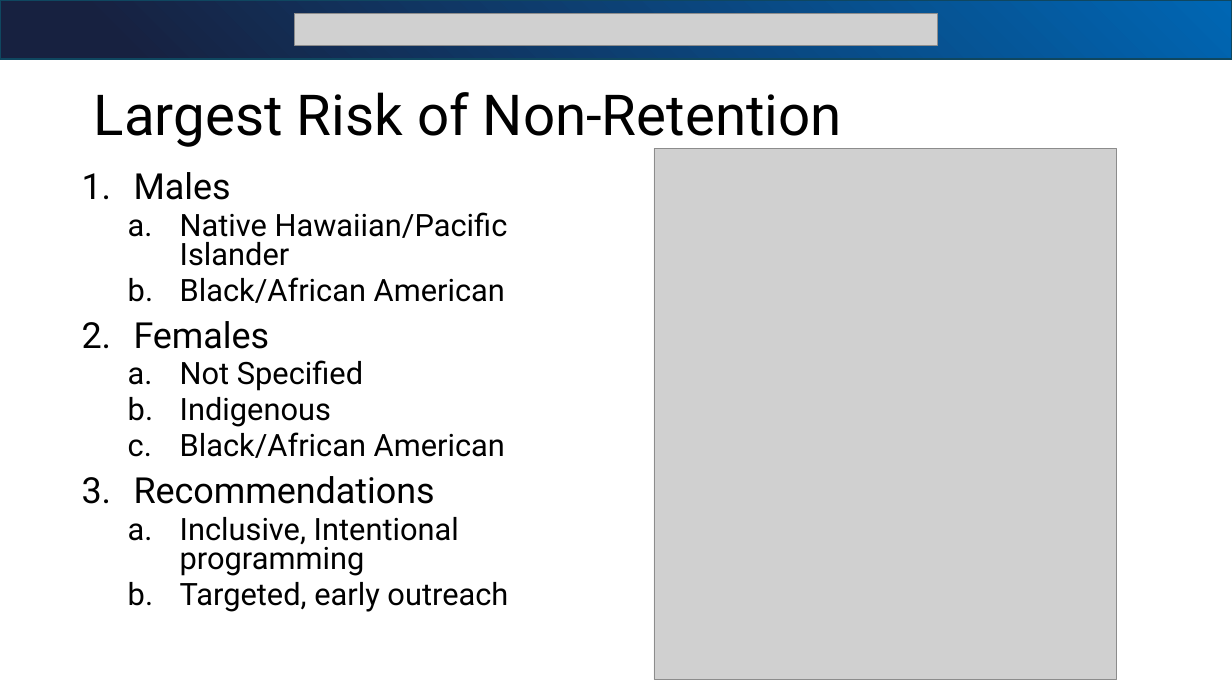
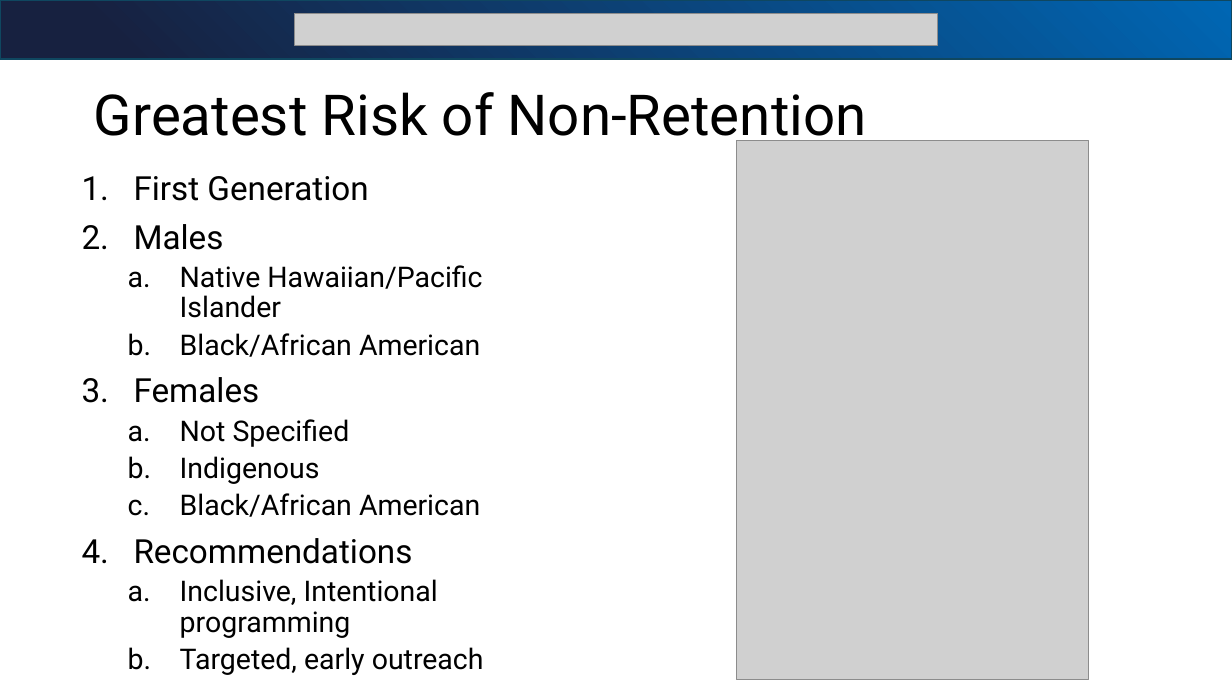
Before and after one commit to bjjefferies/bia_sr_sem_presentation, a slide deck: slide 13 of BIA_SEM_Presentation1.pptx. Drawn at 1232x693 pixels with LibreOffice and Linux fonts; fonts in the diff are those of the drawing; grey boxes stand for pictures. Boxes give left, top, right and bottom in pixels: in the first picture for what was removed or moved away, otherwise in the second. Text is boxed around its words. In the diff, an @@ line names an element or a change of style, - is before the commit and + after.

```diff
--- a/BIA_SEM_Presentation1.pptx
+++ b/BIA_SEM_Presentation1.pptx
@@ title at bbox=[94, 92, 867, 149]: text changed @@
-Largest Risk of Non-Retention
+Greatest Risk of Non-Retention
@@ picture: place and size @@
-picture at bbox=[654, 149, 1117, 680]
+picture at bbox=[737, 140, 1090, 680]
@@ text at bbox=[134, 176, 368, 201]: paragraph added @@
+1. First Generation
@@ text at bbox=[134, 224, 484, 675]: size 28 to 25.9 pt in "Males", "Females", "Recommendations"; size 24 to 22.2 pt in "Native Hawaiian/Pacific Islander", "Black/African American", "Not Specified", "Indigenous" and 3 more places; line spacing 0.8 to 0.9 @@
```
Also in this commit, not shown: 1 other slide changed, 1 other file.
